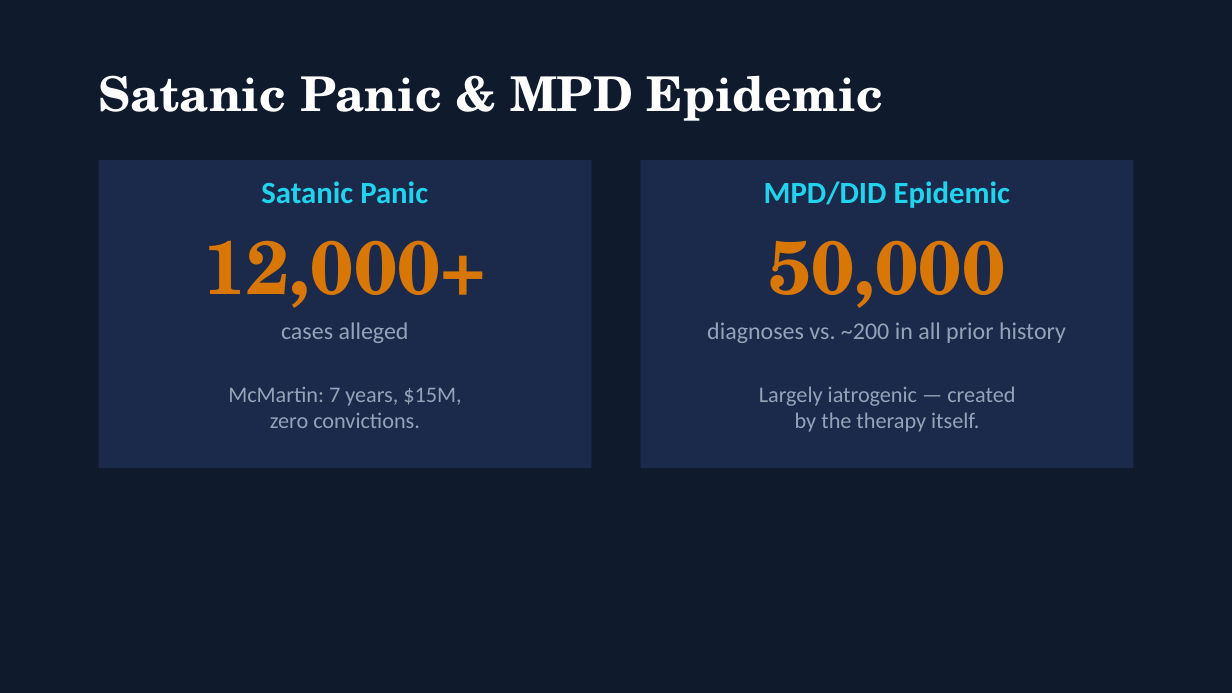
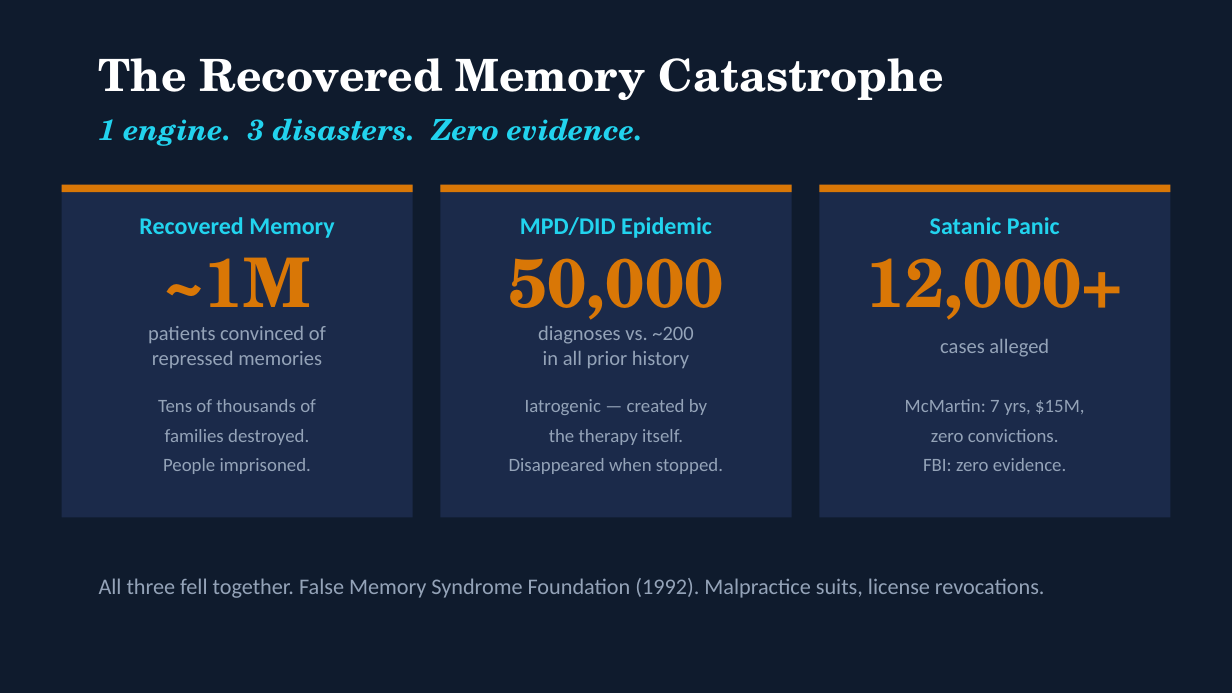
Before and after one commit to patrickkidd/ffrn-2026, a slide deck: slide 14 of 1-WHY_FAMILY/1-Why-Family.pptx. Drawn at 1232x693 pixels with LibreOffice and Linux fonts; fonts in the diff are those of the drawing. Boxes give left, top, right and bottom in pixels: in the first picture for what was removed or moved away, otherwise in the second. Text is boxed around its words. In the diff, an @@ line names an element or a change of style, - is before the commit and + after.

```diff
--- a/1-WHY_FAMILY/1-Why-Family.pptx
+++ b/1-WHY_FAMILY/1-Why-Family.pptx
@@ text at (99,58,944,100): text changed; size 28 to 26 pt @@
-Satanic Panic & MPD Epidemic
+The Recovered Memory Catastrophe
@@ text added at (99,118,643,146), 17 pt, text #22D3EE, bold, italic @@
+1 engine. 3 disasters. Zero evidence.
@@ rectangle: place and size @@
-rectangle at (99,160,591,468)
+rectangle at (62,185,413,517)
@@ rectangle added at (62,185,413,192), fill #D97706 @@
@@ text "MPD/DID Epidemic": place and size @@
-text "MPD/DID Epidemic" at (764,181,1010,208)
+text "MPD/DID Epidemic" at (520,217,712,238)
@@ text "MPD/DID Epidemic" at (520,217,712,238): size 18 to 14 pt @@
@@ rectangle added at (441,185,792,517), fill #1B2A4A @@
@@ rectangle added at (441,185,792,192), fill #D97706 @@
@@ text "Satanic Panic" at (930,217,1060,234): size 18 to 14 pt @@
@@ text "Satanic Panic": place and size @@
-text "Satanic Panic" at (261,181,428,203)
+text "Satanic Panic" at (930,217,1060,234)
@@ rectangle: place and size @@
-rectangle at (641,160,1133,468)
+rectangle at (819,185,1170,517)
@@ rectangle added at (819,185,1170,192), fill #D97706 @@
@@ text added at (139,217,334,238), 14 pt, text #22D3EE, bold @@
+Recovered Memory
@@ text "50,000": place and size @@
-text "50,000" at (768,240,1005,308)
+text "50,000" at (508,237,723,330)
@@ text "50,000" at (508,237,723,330): size 44 to 40 pt @@
@@ text added at (163,257,311,330), 40 pt, text #D97706, bold @@
+~1M
@@ text "12,000+" at (867,258,1124,320): size 44 to 40 pt @@
@@ text "12,000+": place and size @@
-text "12,000+" at (203,240,486,308)
+text "12,000+" at (867,258,1124,320)
@@ text added at (148,326,326,368), 12 pt, text #94A3B8 @@
+patients convinced of
+repressed memories
@@ text at (538,326,693,368): text changed; size 14 to 12 pt @@
-diagnoses vs. ~200 in all prior history
+diagnoses vs. ~200
+in all prior history
@@ text "cases alleged": place and size @@
-text "cases alleged" at (281,322,409,343)
+text "cases alleged" at (940,339,1049,357)
@@ text "cases alleged" at (940,339,1049,357): size 14 to 12 pt @@
@@ text "McMartin: 7 yrs, $15M,": place and size @@
-text "McMartin: 7 yrs, $15M," at (228,387,461,428)
+text "McMartin: 7 yrs, $15M," at (905,399,1084,471)
@@ text added at (158,399,316,474), 11 pt, text #94A3B8 @@
+Tens of thousands of
+families destroyed.
+People imprisoned.
@@ text at (509,399,723,474): text changed; size 13 to 11 pt @@
-Largely iatrogenic — created
-by the therapy itself.
+Iatrogenic — created by
+the therapy itself.
+Disappeared when stopped.
@@ text at (905,399,1084,415): text changed; size 13 to 11 pt @@
-McMartin: 7 years, $15M,
+McMartin: 7 yrs, $15M,
@@ text at (931,429,1059,442): size 13 to 11 pt in "zero convictions."; line spacing 1 to 1.3 @@
@@ text at (923,458,1066,471): paragraph added @@
+FBI: zero evidence.
@@ text added at (99,578,1045,598), 13 pt, text #94A3B8 @@
+All three fell together. False Memory Syndrome Foundation (1992). Malpractice suits, license revocations.
```
Also in this commit, not shown: 5 other slides changed, 1 slide added, 1 slide removed, 2 other files.
